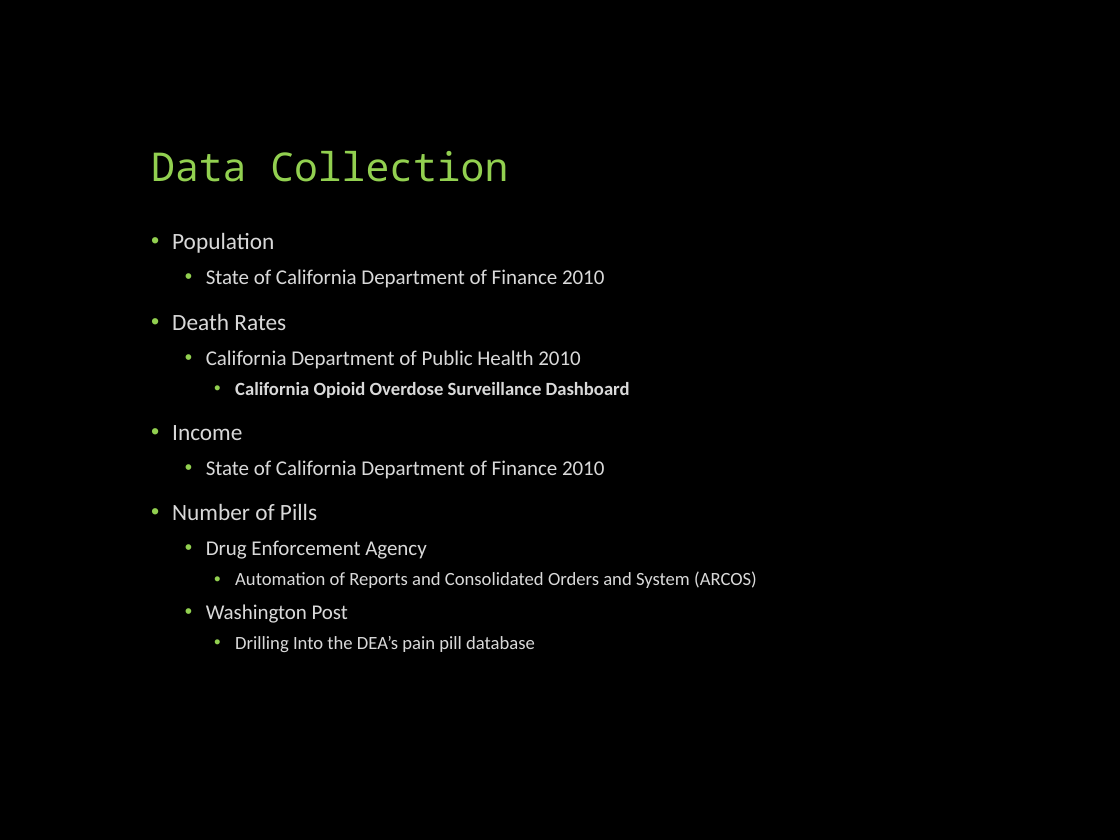
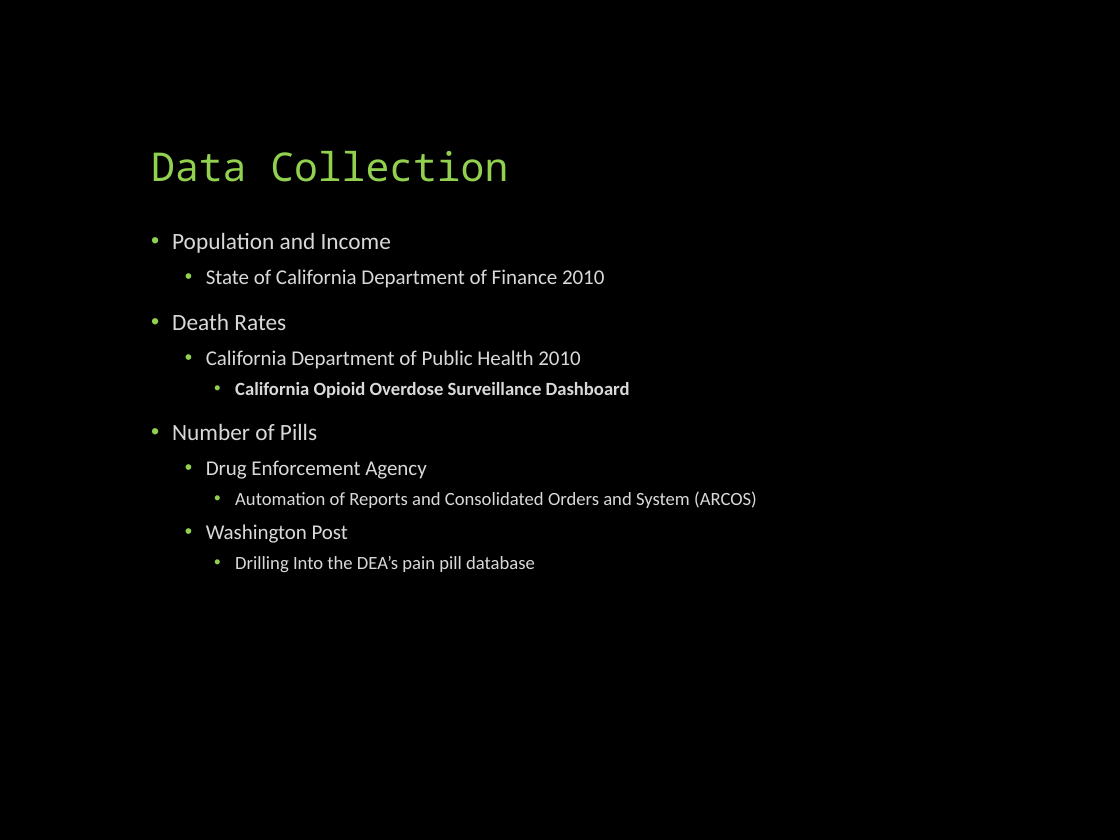
Before and after one commit to davidjaimes/pain-pills-in-the-usa, a slide deck: slide 4 of Prescription Pain Pills.pptx. Drawn at 1120x840 pixels with LibreOffice and Linux fonts; fonts in the diff are those of the drawing. Boxes give left, top, right and bottom in pixels: in the first picture for what was removed or moved away, otherwise in the second. Text is boxed around its words. In the diff, an @@ line names an element or a change of style, - is before the commit and + after.

```diff
--- a/Prescription Pain Pills.pptx
+++ b/Prescription Pain Pills.pptx
@@ text at bbox=[172, 233, 391, 253]: text changed @@
-• Population
+• Population and Income
@@ text at bbox=[172, 425, 604, 479]: paragraphs removed @@
-• Income
-  • State of California Department of Finance 2010
```
Also in this commit, not shown: 2 other slides changed, 1 other file.
